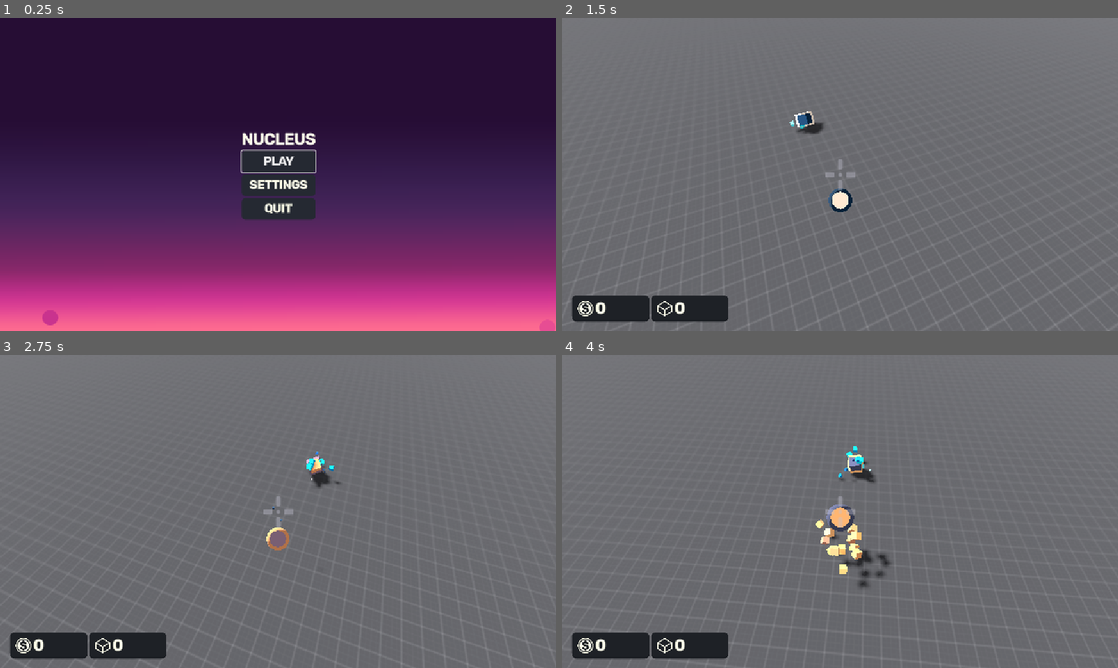
Above: before the commit, frames 1-4 (two rows, left to right).
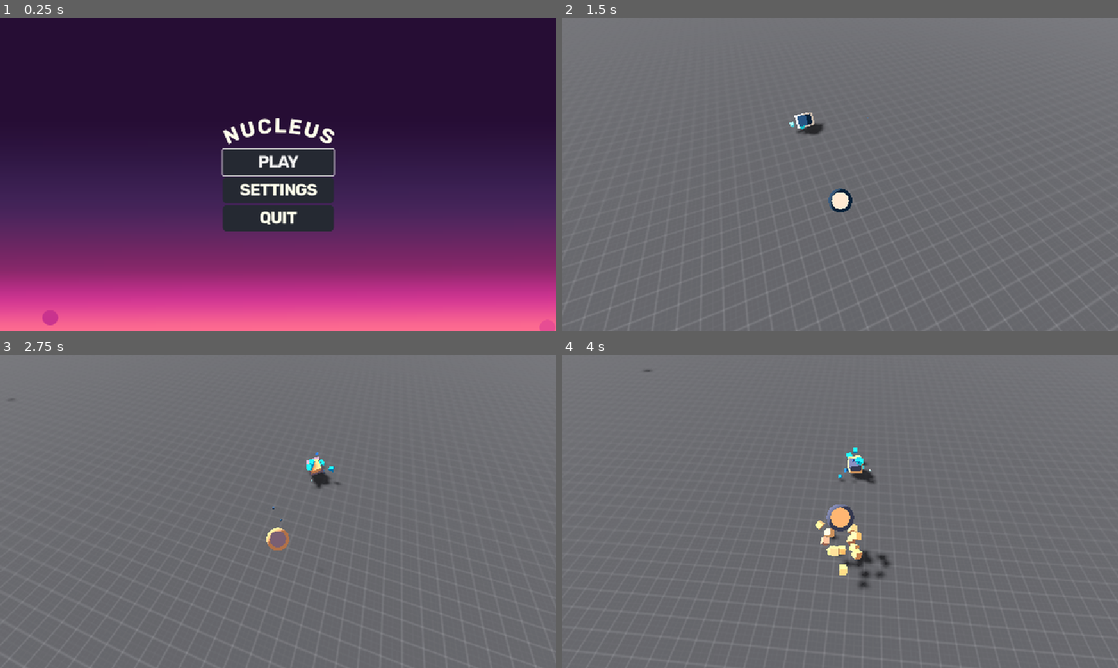
Above: after the commit, the same moments.

Repository: cookie1170/pirate-software-jam
Game: Godot game, scene res://common/scenes/game.tscn
Same seed, same stepped clock (60 frames per second), same inputs: the game is played once before the commit and once after it. The engine's default icon, where the game draws it, is replaced by a stand-in: a white triangle on a blue panel in a dark square.
Inputs (mouse positions are in pixels of both pictures, inside the frame that each line leads up to):
- Up to frame 1 (0.25 s): no input
- Up to frame 2 (1.5 s): click "PLAY" at 0.5 s; tap Enter at 1.25 s; move the mouse to (867, 174) at 1.27 s; press the mouse at (867, 174) at 1.28 s; hold Up (ui_up) from 1.28 s (still down)
- Up to frame 3 (2.75 s): keep holding Up (ui_up); tap Space (jump) at 1.52, 2.27 s; move the mouse to (250, 511) at 2.02 s; release the mouse at (250, 511) at 2.03 s; tap W (forw) at 2.1 s
- Up to frame 4 (4 s): keep holding Up (ui_up); move the mouse to (851, 505) at 2.77 s; tap O at 2.85 s; move the mouse to (834, 517) at 3.52 s; tap U at 3.6 s; tap Space (jump) at 3.77 s

The runs differ from the first frame. In frame 1, 4.1% of the frame differs, in the area x 39-61%, y 32-69%; in frame 2, 2.4%; in frame 3, 2.4%; in frame 4, 2.5%.

Commit message:
final polish & stuff

Diff:
--- a/common/scenes/main_menu.tscn
+++ b/common/scenes/main_menu.tscn
@@ -1,7 +1,8 @@
-[gd_scene load_steps=15 format=3 uid="uid://t653hrueci18"]
+[gd_scene load_steps=16 format=3 uid="uid://t653hrueci18"]
 
 [ext_resource type="Texture2D" uid="uid://cla4odtaq5w8r" path="res://common/ui/pause_menu/circle.svg" id="1_0ettg"]
-[ext_resource type="Gradient" uid="uid://vap74vlkmx22" path="res://common/resources/gradients/pink_gradient.tres" id="1_duh7t"]
+[ext_resource type="Gradient" uid="uid://vap74vlkmx22" path="res://common/resources/gradients/gradient_pink.tres" id="1_duh7t"]
+[ext_resource type="Texture2D" uid="uid://bk5p4a3kafpbo" path="res://common/scenes/logo_text.png" id="3_4dx00"]
 [ext_resource type="PackedScene" uid="uid://px6a2dg8cawb" path="res://addons/modular-settings-menu/scenes/settings.tscn" id="3_6ymyu"]
 
 [sub_resource type="GDScript" id="GDScript_4dx00"]
@@ -180,27 +181,26 @@
 grow_vertical = 2
 script = SubResource("GDScript_51xbr")
 
-[node name="NameLabel" type="Label" parent="ButtonsVBox"]
-layout_mode = 2
-theme_override_font_sizes/font_size = 32
-text = "NUCLEUS"
+[node name="LogoText" type="TextureRect" parent="ButtonsVBox"]
+layout_mode = 2
+texture = ExtResource("3_4dx00")
 
 [node name="Play" type="Button" parent="ButtonsVBox"]
 unique_name_in_owner = true
 layout_mode = 2
-theme_override_font_sizes/font_size = 24
+theme_override_font_sizes/font_size = 32
 text = "PLAY"
 script = SubResource("GDScript_6ymyu")
 
 [node name="Settings" type="Button" parent="ButtonsVBox"]
 layout_mode = 2
-theme_override_font_sizes/font_size = 24
+theme_override_font_sizes/font_size = 32
 text = "SETTINGS"
 script = SubResource("GDScript_duh7t")
 
 [node name="Quit" type="Button" parent="ButtonsVBox"]
 layout_mode = 2
-theme_override_font_sizes/font_size = 24
+theme_override_font_sizes/font_size = 32
 text = "QUIT"
 script = SubResource("GDScript_p6akp")
 
--- a/common/scripts/game.gd
+++ b/common/scripts/game.gd
@@ -68,6 +68,7 @@
 	):
 	var label := Label.new()
 	var label_tween := get_tree().create_tween().set_parallel(true)
+	label_tween.set_pause_mode(Tween.TWEEN_PAUSE_PROCESS)
 	label_tween.set_ease(Tween.EASE_OUT).set_trans(Tween.TRANS_SINE)
 	add_child(label)
 	label.text = text
--- a/common/ui/hud/hud.gd
+++ b/common/ui/hud/hud.gd
@@ -27,6 +27,7 @@
 
 func tween_scale(object: String):
 	var tween: Tween = get_tree().create_tween()
+	tween.set_pause_mode(Tween.TWEEN_PAUSE_PROCESS)
 	get(object).pivot_offset = get(object).size / 2
 	tween.set_ease(Tween.EASE_OUT).set_trans(Tween.TRANS_BOUNCE)
 	tween.tween_property(get(object), "scale", Vector2(1.2, 1.2), 0.1)
--- a/common/ui/hud/hud.tscn
+++ b/common/ui/hud/hud.tscn
@@ -7,6 +7,7 @@
 
 [node name="HUD" type="Control"]
 process_mode = 3
+visible = false
 layout_mode = 3
 anchors_preset = 15
 anchor_right = 1.0
--- a/enemies/basic_enemy/basic_enemy.gd
+++ b/enemies/basic_enemy/basic_enemy.gd
@@ -55,7 +55,7 @@
 	hurt_sfx.pitch_scale = randf_range(0.75, 1.25)
 	hurt_sfx.play()
 	var hitbox_horizontal_vel: Vector2
-	if "horizontal_velocity" in attack_hitbox.owner:
+	if "linear_velocity" in attack_hitbox.owner:
 		hitbox_horizontal_vel = Vector2(
 		attack_hitbox.owner.linear_velocity.x,
 		attack_hitbox.owner.linear_velocity.z
--- a/levels/level.tscn
+++ b/levels/level.tscn
@@ -12,6 +12,8 @@
 [ext_resource type="PackedScene" uid="uid://cgwc0hxoneo7e" path="res://enemies/shooting_enemy/shooting_enemy.tscn" id="9_pb8y7"]
 [ext_resource type="PackedScene" uid="uid://i6jc37py82lm" path="res://enemies/elite_enemy/elite_enemy.tscn" id="10_hy0rb"]
 [ext_resource type="Script" uid="uid://bh4s8tbbuep0u" path="res://common/scripts/hitbox.gd" id="10_ukwr8"]
+[ext_resource type="BoxMesh" uid="uid://diyfhnaeex4bm" path="res://common/resources/meshes/block_0.tres" id="13_d7v53"]
+[ext_resource type="Gradient" uid="uid://vap74vlkmx22" path="res://common/resources/gradients/gradient_pink.tres" id="14_0qmeg"]
 
 [sub_resource type="ProceduralSkyMaterial" id="ProceduralSkyMaterial_hy0rb"]
 sky_top_color = Color(0.0196078, 0.121569, 0.223529, 1)
@@ -186,6 +188,27 @@
 [sub_resource type="WorldBoundaryShape3D" id="WorldBoundaryShape3D_0qmeg"]
 plane = Plane(0, 0, -1, 0)
 
+[sub_resource type="Curve" id="Curve_ta7ci"]
+_data = [Vector2(1e-05, 0), 0.0, 0.0, 0, 0, Vector2(0.433526, 1), 0.0, 0.0, 0, 0, Vector2(1, 0), 0.0, 0.0, 0, 0]
+point_count = 3
+
+[sub_resource type="Curve" id="Curve_lh335"]
+_data = [Vector2(0, 0), 0.0, 0.0, 0, 0, Vector2(0.083815, 1), 0.0, 0.0, 0, 0, Vector2(1, 0), 0.0, 0.0, 0, 0]
+point_count = 3
+
+[sub_resource type="Curve" id="Curve_u6cys"]
+_data = [Vector2(1e-05, 0), 0.0, 0.0, 0, 0, Vector2(0.719653, 1), 0.0, 0.0, 0, 0, Vector2(1, 0), 0.0, 0.0, 0, 0]
+point_count = 3
+
+[sub_resource type="GDScript" id="GDScript_d7v53"]
+resource_name = "ambient_particles"
+script/source = "extends CPUParticles3D
+
+
+func _process(_delta: float) -> void:
+	position = GlobalReferences.game_scene.player.position
+"
+
 [node name="Level" type="Node3D" node_paths=PackedStringArray("wave_handler", "collectible_spawner")]
 script = ExtResource("1_rtcij")
 wave_handler = NodePath("WaveHandler")
@@ -287,5 +310,33 @@
 [node name="CollisionShape3D" type="CollisionShape3D" parent="InvisibleWalls/InvisibleWallPosZ"]
 shape = SubResource("WorldBoundaryShape3D_0qmeg")
 
+[node name="AmbientParticles" type="CPUParticles3D" parent="."]
+unique_name_in_owner = true
+transform = Transform3D(1, 0, 0, 0, 1, 0, 0, 0, 1, 0, 10, 0)
+custom_aabb = AABB(-10000, -10000, -10000, 100000, 100000, 100000)
+ignore_occlusion_culling = true
+amount = 256
+preprocess = 1.0
+explosiveness = 0.02
+randomness = 0.54
+lifetime_randomness = 0.33
+fixed_fps = 30
+visibility_aabb = AABB(-4, -4, -4, 8, 8, 8)
+mesh = ExtResource("13_d7v53")
+emission_shape = 6
+emission_ring_axis = Vector3(0, 1, 0)
+emission_ring_height = 24.0
+emission_ring_radius = 69.0
+emission_ring_inner_radius = 16.0
+emission_ring_cone_angle = 90.0
+gravity = Vector3(0, 0, 0)
+scale_amount_max = 2.0
+split_scale = true
+scale_curve_x = SubResource("Curve_ta7ci")
+scale_curve_y = SubResource("Curve_lh335")
+scale_curve_z = SubResource("Curve_u6cys")
+color_ramp = ExtResource("14_0qmeg")
+script = SubResource("GDScript_d7v53")
+
 [connection signal="timeout" from="WaveHandler/WaveTimer" to="WaveHandler" method="_spawn_next_enemy"]
 [connection signal="timeout" from="CollectibleSpawner/CollectibleSpawnTimer" to="CollectibleSpawner" method="_spawn_collectible"]
--- a/levels/wave_handler.gd
+++ b/levels/wave_handler.gd
@@ -4,7 +4,6 @@
 @export var time_between_waves_sec: float = 5
 
 @onready var wave_timer: Timer = %WaveTimer
-@onready var next_wave_label: Label = %NextWaveLabel
 @onready var game_scene: = GlobalReferences.game_scene
 
 var current_wave: int = 0
@@ -16,9 +15,11 @@
 		if value:
 			wave_timer.start()
 			%CollectibleSpawnTimer.start()
+			%AmbientParticles.color_ramp = preload("res://common/resources/gradients/gradient_red.tres")
 		else:
 			wave_timer.stop()
 			%CollectibleSpawnTimer.stop()
+			%AmbientParticles.color_ramp = preload("res://common/resources/gradients/gradient_pink.tres")
 		waves_started = value
 var enemy_amount_display: int
 var is_wave_going: bool
--- a/player/player.gd
+++ b/player/player.gd
@@ -47,10 +47,11 @@
 #region variables
 var block_amount: int = 0:
 	set(value):
-		game_scene.show_label(
-			Vector2(260, 500), Vector2(260, 600),
-			"%s" % (value - block_amount), 32, 0.5
-		)
+		if value > 0:
+			game_scene.show_label(
+				Vector2(260, 500), Vector2(260, 600),
+				"%s" % (value - block_amount), 32, 0.5
+			)
 		block_amount = value
 		Hud.tween_scale("block_panel")
 var camera_input_dir: Vector2
--- a/project.godot
+++ b/project.godot
@@ -37,6 +37,7 @@
 
 [display]
 
+window/size/mode=3
 window/stretch/mode="canvas_items"
 window/stretch/aspect="expand"
 
Renamed: common/resources/gradients/pink_gradient.tres -> common/resources/gradients/gradient_pink.tres
Binary file added: common/scenes/logo_text.png
Not shown, added: common/scenes/logo_text.png.import
Not shown: 1 places in levels/level.tscn that only renumber resources
